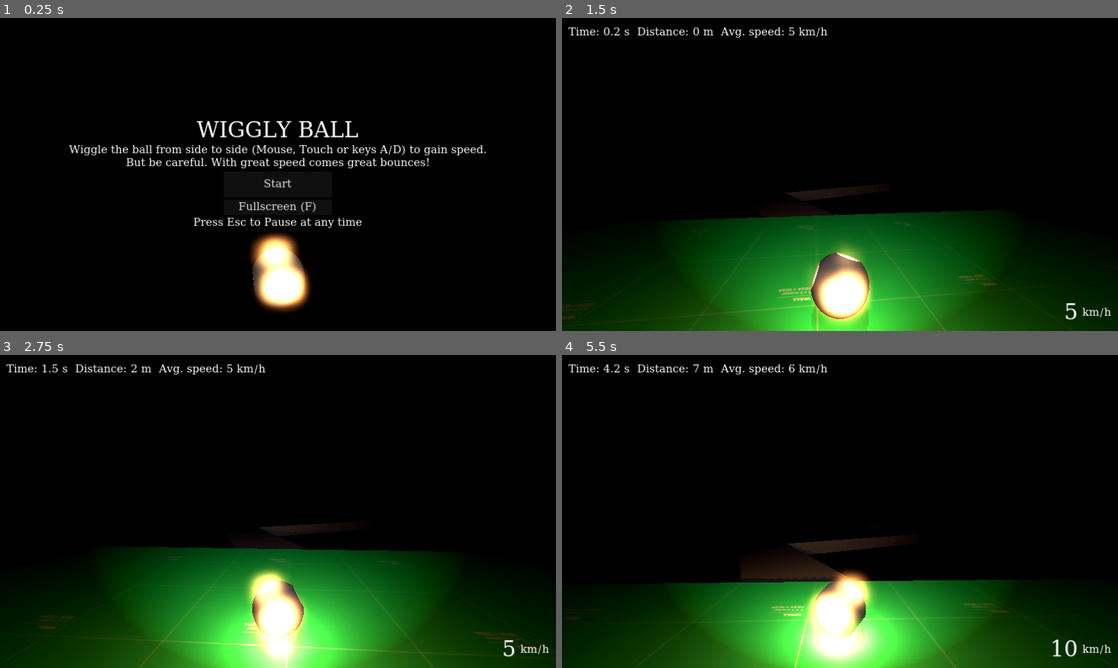
Above: before the commit, frames 1-4 (two rows, left to right).
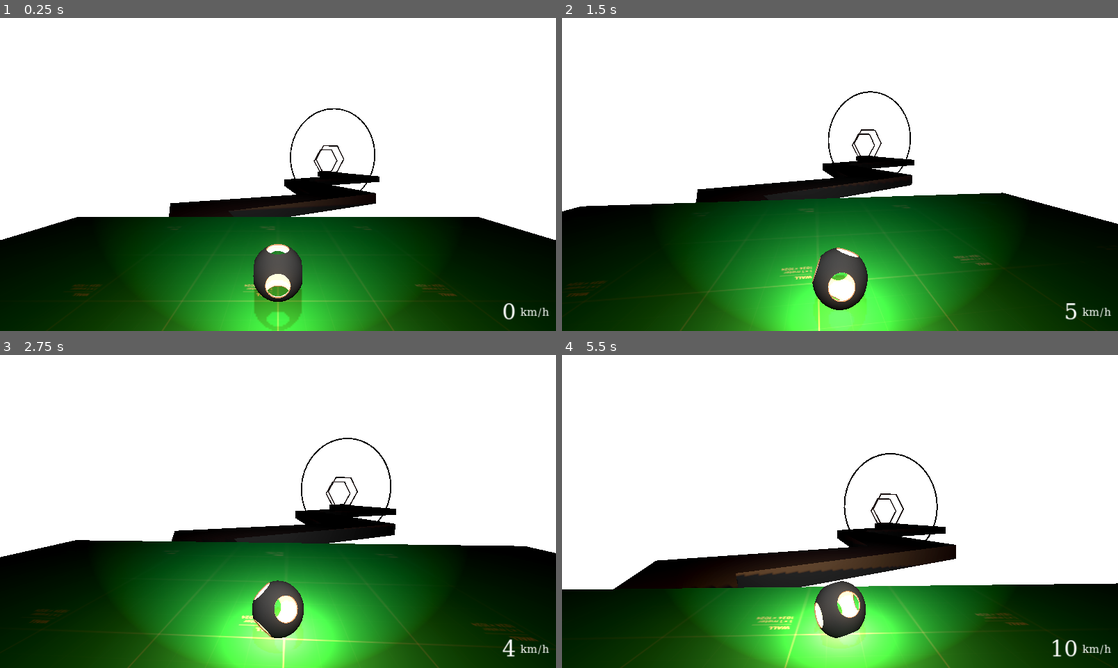
Above: after the commit, the same moments.

Repository: tihepo/wiggle-ball
Game: Godot game, scene res://scenes/world.tscn
Two runs of this game, one before a commit and one after it. Both use one fixed random seed, a clock stepped at 60 frames per second and the inputs below. Before the commit the project starts from res://scenes/start.tscn.
Inputs (mouse positions are in pixels of both pictures, inside the frame that each line leads up to):
- Up to frame 1 (0.25 s): no input
- Up to frame 2 (1.5 s): click (840, 183) at 0.5 s, where only the run before the commit has a clickable "Start"; tap Enter (ui_accept) at 1.25, 1.35 s; move the mouse to (867, 174) at 1.27 s; hold W (move_forward) from 1.28 s (still down)
- Up to frame 3 (2.75 s): keep holding W (move_forward); tap Space (move_jump) at 1.52, 2.27 s; move the mouse to (250, 511) at 2.02 s; tap Enter (ui_accept) at 2.1 s
- Up to frame 4 (5.5 s): keep holding W (move_forward); move the mouse to (851, 505) at 2.77 s; tap Enter (ui_accept) every 0.75 s from 2.85 to 5.1 s; move the mouse to (834, 517) at 3.52 s; tap Space (move_jump) at 3.77, 4.52, 5.27 s; move the mouse to (878, 514) at 4.27 s; tap F (fullscreen) at 4.9 s; move the mouse to (795, 508) at 5.02 s

The runs differ from the first frame. In frame 1, 91% of the frame differs, in the area x 0-100%, y 0-100%; in frame 2, 69%; in frame 3, 63%; in frame 4, 73%.
Error after the commit: Invalid access to property or key 'global_transform' on a base object of type 'null instance'. (res://scenes/world.gd:113)

Commit message:
Require gates to be hit

Diff:
--- a/map/bouncy1.tscn
+++ b/map/bouncy1.tscn
@@ -1,6 +1,7 @@
-[gd_scene load_steps=4 format=3 uid="uid://cnjw4a5r6gk5e"]
+[gd_scene load_steps=5 format=3 uid="uid://cnjw4a5r6gk5e"]
 
 [ext_resource type="Texture2D" uid="uid://cknnpbe7gnutf" path="res://textures/prototype/Green/texture_01.png" id="1_d8aq6"]
+[ext_resource type="PackedScene" uid="uid://bft2a5qn2einq" path="res://map/parts/start_gate.tscn" id="2_a568k"]
 [ext_resource type="PackedScene" uid="uid://dl63j3eaedywp" path="res://map/parts/gate.tscn" id="2_rj555"]
 
 [sub_resource type="StandardMaterial3D" id="StandardMaterial3D_jxrtg"]
@@ -52,8 +53,8 @@
 size = Vector3(10, 1, 10)
 material = SubResource("StandardMaterial3D_jxrtg")
 
-[node name="Gate" parent="." instance=ExtResource("2_rj555")]
-transform = Transform3D(-1, 0, -8.74228e-08, 0, 1, 0, 8.74228e-08, 0, -1, 2.08165e-12, 2.08165e-12, 2.08165e-12)
+[node name="StartGate" parent="." instance=ExtResource("2_a568k")]
+transform = Transform3D(-1, 0, -8.74228e-08, 0, 1, 0, 8.74228e-08, 0, -1, 0, 0, 0)
 
 [node name="Gate2" parent="." instance=ExtResource("2_rj555")]
 transform = Transform3D(-1, 0, -8.74228e-08, 0, 1, 0, 8.74228e-08, 0, -1, 2.08165e-12, 0, 60)
--- a/map/halfpipe1.tscn
+++ b/map/halfpipe1.tscn
@@ -1,6 +1,7 @@
-[gd_scene load_steps=2 format=3 uid="uid://chdanjwg1ix3s"]
+[gd_scene load_steps=3 format=3 uid="uid://chdanjwg1ix3s"]
 
 [ext_resource type="PackedScene" uid="uid://dl63j3eaedywp" path="res://map/parts/gate.tscn" id="1_4717f"]
+[ext_resource type="PackedScene" uid="uid://bft2a5qn2einq" path="res://map/parts/start_gate.tscn" id="1_kxe6s"]
 
 [node name="Halfpipe1" type="Node3D"]
 
@@ -10,7 +11,7 @@
 polygon = PackedVector2Array(1.784, 2.6153, -1.28705, 2.81445, -4.75714, 2.92572, -3.64133, -2.06458, -5.80853, -2.12286, -6.52972, 3.99518, -2.69092, 4.50189, 0.432739, 4.88116, 3.46149, 3.89325, 6.05768, 2.32965, 4.6684, -2.13416, 2.77545, -2.13977, 4.25519, 2.07892)
 depth = 20.0
 
-[node name="Gate" parent="." instance=ExtResource("1_4717f")]
+[node name="StartGate" parent="." instance=ExtResource("1_kxe6s")]
 transform = Transform3D(-1, 0, -8.74228e-08, 0, 1, 0, 8.74228e-08, 0, -1, 2.08165e-12, -2.7, -10)
 
 [node name="Gate2" parent="." instance=ExtResource("1_4717f")]
--- a/map/halfpipe2.tscn
+++ b/map/halfpipe2.tscn
@@ -1,6 +1,7 @@
-[gd_scene load_steps=4 format=3 uid="uid://csvkestgfwkga"]
+[gd_scene load_steps=5 format=3 uid="uid://csvkestgfwkga"]
 
 [ext_resource type="Texture2D" uid="uid://bw2k1qm0u10df" path="res://textures/prototype/Red/texture_01.png" id="1_71ssl"]
+[ext_resource type="PackedScene" uid="uid://bft2a5qn2einq" path="res://map/parts/start_gate.tscn" id="2_5fdf8"]
 [ext_resource type="PackedScene" uid="uid://dl63j3eaedywp" path="res://map/parts/gate.tscn" id="2_obry8"]
 
 [sub_resource type="StandardMaterial3D" id="StandardMaterial3D_mbfiu"]
@@ -38,7 +39,7 @@
 use_collision = true
 size = Vector3(2, 2, 2)
 
-[node name="Gate" parent="." instance=ExtResource("2_obry8")]
+[node name="StartGate" parent="." instance=ExtResource("2_5fdf8")]
 transform = Transform3D(-0.999848, 0, 0.0174525, 0, 1, 0, -0.0174525, 0, -0.999848, 0.5, -2.5, -14.5)
 
 [node name="Gate2" parent="." instance=ExtResource("2_obry8")]
--- a/map/halfpipe3.tscn
+++ b/map/halfpipe3.tscn
@@ -1,6 +1,7 @@
-[gd_scene load_steps=4 format=3 uid="uid://brkr35i0qwkk6"]
+[gd_scene load_steps=5 format=3 uid="uid://brkr35i0qwkk6"]
 
 [ext_resource type="Texture2D" uid="uid://bw2k1qm0u10df" path="res://textures/prototype/Red/texture_01.png" id="1_7gxwa"]
+[ext_resource type="PackedScene" uid="uid://bft2a5qn2einq" path="res://map/parts/start_gate.tscn" id="2_3cnge"]
 [ext_resource type="PackedScene" uid="uid://dl63j3eaedywp" path="res://map/parts/gate.tscn" id="2_y6rgc"]
 
 [sub_resource type="StandardMaterial3D" id="StandardMaterial3D_mbfiu"]
@@ -44,7 +45,7 @@
 use_collision = true
 size = Vector3(10.2468, 2, 2)
 
-[node name="Gate" parent="." instance=ExtResource("2_y6rgc")]
+[node name="StartGate" parent="." instance=ExtResource("2_3cnge")]
 transform = Transform3D(-1, -5.55393e-10, -8.7421e-08, 3.12772e-25, 0.99998, -0.00635296, 8.74228e-08, -0.00635296, -0.99998, -0.33781, -3.51576, -16.6485)
 
 [node name="Gate2" parent="." instance=ExtResource("2_y6rgc")]
--- a/map/parts/gate.tscn
+++ b/map/parts/gate.tscn
@@ -2,16 +2,14 @@
 
 [sub_resource type="WorldBoundaryShape3D" id="WorldBoundaryShape3D_2ry72"]
 
+[sub_resource type="TorusMesh" id="TorusMesh_jbjys"]
+inner_radius = 9.75
+outer_radius = 10.0
+ring_segments = 8
+
 [sub_resource type="StandardMaterial3D" id="StandardMaterial3D_3c7qg"]
 transparency = 1
 emission = Color(1, 1, 1, 1)
-
-[sub_resource type="TorusMesh" id="TorusMesh_jbjys"]
-material = SubResource("StandardMaterial3D_3c7qg")
-inner_radius = 3.75
-outer_radius = 4.0
-rings = 6
-ring_segments = 8
 
 [sub_resource type="TorusMesh" id="TorusMesh_e8v0y"]
 material = SubResource("StandardMaterial3D_3c7qg")
--- a/map/tube1.tscn
+++ b/map/tube1.tscn
@@ -1,7 +1,8 @@
-[gd_scene load_steps=4 format=3 uid="uid://c1jg5xqaqqdxs"]
+[gd_scene load_steps=5 format=3 uid="uid://c1jg5xqaqqdxs"]
 
 [ext_resource type="Texture2D" uid="uid://bw2k1qm0u10df" path="res://textures/prototype/Red/texture_01.png" id="1_qbb0s"]
 [ext_resource type="PackedScene" uid="uid://dl63j3eaedywp" path="res://map/parts/gate.tscn" id="2_3bynf"]
+[ext_resource type="PackedScene" uid="uid://bft2a5qn2einq" path="res://map/parts/start_gate.tscn" id="2_s1fxs"]
 
 [sub_resource type="StandardMaterial3D" id="StandardMaterial3D_mbfiu"]
 albedo_texture = ExtResource("1_qbb0s")
@@ -56,8 +57,8 @@
 use_collision = true
 size = Vector3(2, 8.62245, 2)
 
-[node name="Gate" parent="." instance=ExtResource("2_3bynf")]
-transform = Transform3D(-1, 0, -8.74228e-08, 0, 1, 0, 8.74228e-08, 0, -1, 0.409, 0.708707, -20)
+[node name="StartGate" parent="." instance=ExtResource("2_s1fxs")]
+transform = Transform3D(-1, 0, -8.74228e-08, 0, 1, 0, 8.74228e-08, 0, -1, 0.409, 0.708707, -19.0073)
 
 [node name="Gate2" parent="." instance=ExtResource("2_3bynf")]
-transform = Transform3D(-1, 0, -8.74228e-08, 0, 1, 0, 8.74228e-08, 0, -1, 0.183, 0.011991, 20.9)
+transform = Transform3D(-1, 0, -8.74228e-08, 0, 1, 0, 8.74228e-08, 0, -1, 0.183, 0.011991, 20.9498)
--- a/map/winding1.tscn
+++ b/map/winding1.tscn
@@ -1,6 +1,7 @@
-[gd_scene load_steps=2 format=3 uid="uid://bigfbusw6nf4o"]
+[gd_scene load_steps=3 format=3 uid="uid://bigfbusw6nf4o"]
 
 [ext_resource type="PackedScene" uid="uid://dl63j3eaedywp" path="res://map/parts/gate.tscn" id="1_7qqk4"]
+[ext_resource type="PackedScene" uid="uid://bft2a5qn2einq" path="res://map/parts/start_gate.tscn" id="1_eu724"]
 
 [node name="Winding1" type="Node3D"]
 
@@ -9,7 +10,7 @@
 use_collision = true
 polygon = PackedVector2Array(-2.21468, 4.03885, -4, 8, 0, 8, 3.33708, 4.20214, -0.776716, -3.11086, 7.63257, -10.6629, -0.531788, -20.3376, 1.86739, -32.2659, -10.6, -39.5, -12.9, -36.2, -4.62327, -28.1429, -7.31101, -18.8994, -1.06247, -12.1733, -7.51231, -3.35579)
 
-[node name="Gate" parent="." instance=ExtResource("1_7qqk4")]
+[node name="StartGate" parent="." instance=ExtResource("1_eu724")]
 transform = Transform3D(-0.999999, 0, -8.74228e-08, 0, 1, 0, 8.74227e-08, 0, -1, 0, 0, 0)
 
 [node name="Gate2" parent="." instance=ExtResource("1_7qqk4")]
--- a/map/winding2.tscn
+++ b/map/winding2.tscn
@@ -1,6 +1,7 @@
-[gd_scene load_steps=2 format=3 uid="uid://bwdfebnlcskvp"]
+[gd_scene load_steps=3 format=3 uid="uid://bwdfebnlcskvp"]
 
 [ext_resource type="PackedScene" uid="uid://dl63j3eaedywp" path="res://map/parts/gate.tscn" id="1_6t26p"]
+[ext_resource type="PackedScene" uid="uid://bft2a5qn2einq" path="res://map/parts/start_gate.tscn" id="1_jml6m"]
 
 [node name="Winding2" type="Node3D"]
 
@@ -9,7 +10,7 @@
 use_collision = true
 polygon = PackedVector2Array(-2, 0, -5.25528, -6.43506, -3.34146, -15.2496, -13.6497, -24.0975, -12.6, -34.7, -14, -39.5, -10.1, -40.5, -9, -37.2, -8.42248, -25.7811, 1.57564, -16.7719, -1.17346, -6.46863, 2, 0)
 
-[node name="Gate" parent="." instance=ExtResource("1_6t26p")]
+[node name="StartGate" parent="." instance=ExtResource("1_jml6m")]
 transform = Transform3D(-1, 0, -8.74228e-08, 0, 1, 0, 8.74228e-08, 0, -1, 0, 0, 0)
 
 [node name="Gate2" parent="." instance=ExtResource("1_6t26p")]
--- a/map/winding3.tscn
+++ b/map/winding3.tscn
@@ -1,5 +1,6 @@
-[gd_scene load_steps=2 format=3 uid="uid://d128s0afxsbr7"]
+[gd_scene load_steps=3 format=3 uid="uid://d128s0afxsbr7"]
 
+[ext_resource type="PackedScene" uid="uid://bft2a5qn2einq" path="res://map/parts/start_gate.tscn" id="1_rlkg3"]
 [ext_resource type="PackedScene" uid="uid://dl63j3eaedywp" path="res://map/parts/gate.tscn" id="1_tq012"]
 
 [node name="Winding3" type="Node3D"]
@@ -9,7 +10,7 @@
 use_collision = true
 polygon = PackedVector2Array(-2, 0, 3.22429, -9.87423, -9.40464, -16.2575, -4, -27, -18, -33, -13.9311, -40.5215, -10.0594, -39.4941, -12, -35, -1, -28, -3, -16, 8.10883, -12.0814, 2, 0)
 
-[node name="Gate" parent="." instance=ExtResource("1_tq012")]
+[node name="StartGate" parent="." instance=ExtResource("1_rlkg3")]
 transform = Transform3D(-0.999848, 0, -0.0174524, 0, 1, 0, 0.0174524, 0, -0.999848, 0, 0, 0)
 
 [node name="Gate2" parent="." instance=ExtResource("1_tq012")]
--- a/map/winding4.tscn
+++ b/map/winding4.tscn
@@ -1,6 +1,7 @@
-[gd_scene load_steps=2 format=3 uid="uid://dvjcf2f2l3kau"]
+[gd_scene load_steps=3 format=3 uid="uid://dvjcf2f2l3kau"]
 
 [ext_resource type="PackedScene" uid="uid://dl63j3eaedywp" path="res://map/parts/gate.tscn" id="1_d51qv"]
+[ext_resource type="PackedScene" uid="uid://bft2a5qn2einq" path="res://map/parts/start_gate.tscn" id="1_gwey3"]
 
 [node name="Winding4" type="Node3D"]
 
@@ -9,7 +10,7 @@
 use_collision = true
 polygon = PackedVector2Array(-3.96407, 57.3418, -5.17756, 53.0194, -10.5036, 45.8265, -12, 41, -9.13092, 37.1511, 0.203 …(193 unchanged characters)…
 
-[node name="Gate" parent="." instance=ExtResource("1_d51qv")]
+[node name="StartGate" parent="." instance=ExtResource("1_gwey3")]
 transform = Transform3D(0.999999, 0, 0, 0, 1, 0, 0, 0, 1, 0, 0, 0)
 
 [node name="Gate2" parent="." instance=ExtResource("1_d51qv")]
--- a/map/zigzag1.tscn
+++ b/map/zigzag1.tscn
@@ -1,11 +1,12 @@
-[gd_scene load_steps=2 format=3 uid="uid://cviv8cghq4jr2"]
+[gd_scene load_steps=3 format=3 uid="uid://cviv8cghq4jr2"]
 
 [ext_resource type="PackedScene" uid="uid://dl63j3eaedywp" path="res://map/parts/gate.tscn" id="1_2mubl"]
+[ext_resource type="PackedScene" uid="uid://bft2a5qn2einq" path="res://map/parts/start_gate.tscn" id="1_3sqvv"]
 
 [node name="Node3D" type="Node3D"]
 
-[node name="Gate" parent="." instance=ExtResource("1_2mubl")]
-transform = Transform3D(1, 0, 0, 0, 1, 0, 0, 0, 1, 2.08165e-12, 2.08165e-12, -4)
+[node name="StartGate" parent="." instance=ExtResource("1_3sqvv")]
+transform = Transform3D(1, 0, 0, 0, 1, 0, 0, 0, 1, 0, 0, -3)
 
 [node name="Gate2" parent="." instance=ExtResource("1_2mubl")]
 transform = Transform3D(1, 0, 0, 0, 1, 0, 0, 0, 1, 0, 0, -51.6)
--- a/project.godot
+++ b/project.godot
@@ -11,7 +11,7 @@
 [application]
 
 config/name="Wiggly Ball"
-run/main_scene="res://scenes/start.tscn"
+run/main_scene="res://scenes/world.tscn"
 config/features=PackedStringArray("4.1", "Forward Plus")
 config/icon="res://icon.svg"
 
--- a/scenes/ball.tscn
+++ b/scenes/ball.tscn
@@ -9,6 +9,13 @@
 [sub_resource type="PhysicsMaterial" id="PhysicsMaterial_1emct"]
 rough = true
 bounce = 1.0
+
+[sub_resource type="StandardMaterial3D" id="StandardMaterial3D_deodt"]
+albedo_color = Color(0.105882, 0.105882, 0.105882, 1)
+
+[sub_resource type="PlaneMesh" id="PlaneMesh_386d8"]
+material = SubResource("StandardMaterial3D_deodt")
+size = Vector2(2000, 2000)
 
 [sub_resource type="FastNoiseLite" id="FastNoiseLite_0iew0"]
 fractal_type = 2
@@ -155,6 +162,11 @@
 spot_attenuation = 1.6245
 spot_angle_attenuation = 1.6245
 
+[node name="MeshInstance3D" type="MeshInstance3D" parent="Target/camera"]
+transform = Transform3D(1, -7.87213e-16, 3.43701e-17, -1.0285e-16, -0.173648, -0.984808, 7.81221e-16, 0.984808, -0.173648, 2.08165e-12, 2.08165e-12, -100)
+visible = false
+mesh = SubResource("PlaneMesh_386d8")
+
 [node name="MeshInstance3D" type="MeshInstance3D" parent="."]
 visible = false
 mesh = SubResource("SphereMesh_tualy")
--- a/scenes/pause.gd
+++ b/scenes/pause.gd
@@ -1,6 +1,6 @@
 extends Control
 
-func _unhandled_input(event):
+func _input(event):
 	if event.is_action_released("ui_accept"):
 			get_tree().paused = false
 			Input.set_mouse_mode(Input.MOUSE_MODE_CAPTURED)
--- a/scenes/start.gd
+++ b/scenes/start.gd
@@ -1,10 +1,26 @@
 extends Node3D
 
 func _on_start_button_pressed():
-	get_tree().change_scene_to_file("res://scenes/world.tscn")
+	start_game()
 
 func _on_fullscreen_button_pressed():
 	if DisplayServer.window_get_mode() != DisplayServer.WINDOW_MODE_FULLSCREEN:
 		DisplayServer.window_set_mode(DisplayServer.WINDOW_MODE_FULLSCREEN)
 	else:
 		DisplayServer.window_set_mode(DisplayServer.WINDOW_MODE_WINDOWED)
+
+func _unhandled_input(event):
+	if event.is_action_released("ui_accept"):
+		start_game()
+
+	if event.is_action_released("fullscreen"):
+		toggle_fullscreen()
+
+func toggle_fullscreen():
+	if DisplayServer.window_get_mode() != DisplayServer.WINDOW_MODE_FULLSCREEN:
+		DisplayServer.window_set_mode(DisplayServer.WINDOW_MODE_FULLSCREEN)
+	else:
+		DisplayServer.window_set_mode(DisplayServer.WINDOW_MODE_WINDOWED)
+
+func start_game():
+	get_tree().change_scene_to_file("res://scenes/world.tscn")
--- a/scenes/world.gd
+++ b/scenes/world.gd
@@ -17,10 +17,10 @@
 @onready var geometry = $geometry
 @onready var camera = $Ball/Target/camera
 
-@onready var next_gate = $StartPlatform/Gate
+@onready var next_gate = $StartPlatform/StartGate
 
 var N = 0
-var max_live_sections = 5
+var max_live_sections = 4
 
 var live_sections: Array[Node3D]
 
@@ -29,7 +29,6 @@
 var last_position: Vector3
 
 func _ready():
-	gate_passed()
 	ball.steering = true
 	unpause()
 	%Pause.visible = false
@@ -39,6 +38,8 @@
 
 	# Ensure start platform gets freed like other sections we've passed
 	live_sections.append($StartPlatform)
+	spawn()
+	spawn()
 
 	last_position = ball.global_position
 
@@ -88,8 +89,9 @@
 #	]
 
 	# Remove one existing sections
-	while len(live_sections) > max_live_sections:
-		live_sections.pop_front().queue_free()
+	if len(live_sections) >= max_live_sections:
+		live_sections.front().queue_free()
+		live_sections.pop_front()
 
 #	while len(live_sections) <= max_live_sections:
 	spawn()
@@ -107,15 +109,19 @@
 	live_sections.append(section)
 
 	# Transform so Gate aligns with previous gate (next_gate)
-	var gate = section.find_child("Gate")
+	var gate = section.find_child("StartGate")
 	section.transform *= next_gate.global_transform
 	section.transform *= gate.transform.inverse()
 
-	gate.connect("body_entered", _on_gate_body_entered)
+	gate.connect("hit", _on_gate_hit)
+	gate.connect("missed", _on_gate_missed)
 
 	next_gate = section.find_child("Gate2")
-	gate.visible = false
+#	gate.visible = false
 	next_gate.visible = false
 
-func _on_gate_body_entered(body):
+func _on_gate_hit():
 	gate_passed()
+
+func _on_gate_missed():
+	gameover()
--- a/scenes/world.tscn
+++ b/scenes/world.tscn
@@ -1,27 +1,22 @@
-[gd_scene load_steps=13 format=3 uid="uid://dqac65jrr30w6"]
+[gd_scene load_steps=10 format=3 uid="uid://dqac65jrr30w6"]
 
 [ext_resource type="Script" path="res://scenes/world.gd" id="1_x87ln"]
 [ext_resource type="Texture2D" uid="uid://cknnpbe7gnutf" path="res://textures/prototype/Green/texture_01.png" id="2_8ys57"]
-[ext_resource type="PackedScene" uid="uid://dl63j3eaedywp" path="res://map/parts/gate.tscn" id="3_0o6w0"]
 [ext_resource type="Script" path="res://scenes/geometry.gd" id="4_jra8y"]
+[ext_resource type="PackedScene" uid="uid://bft2a5qn2einq" path="res://map/parts/start_gate.tscn" id="4_sfr6e"]
 [ext_resource type="Script" path="res://scenes/pause.gd" id="6_trnux"]
 [ext_resource type="Theme" uid="uid://dvb4p5ixtsmgm" path="res://theme.tres" id="7_hdiu4"]
 [ext_resource type="PackedScene" uid="uid://bws1nxafxkrd" path="res://scenes/ball.tscn" id="11_sydck"]
 
-[sub_resource type="CompressedTexture2D" id="CompressedTexture2D_dv26n"]
-
-[sub_resource type="PanoramaSkyMaterial" id="PanoramaSkyMaterial_6bxyf"]
-panorama = SubResource("CompressedTexture2D_dv26n")
-
-[sub_resource type="Sky" id="Sky_cvyow"]
-sky_material = SubResource("PanoramaSkyMaterial_6bxyf")
-
 [sub_resource type="Environment" id="Environment_xj5u1"]
-background_mode = 1
-sky = SubResource("Sky_cvyow")
+background_mode = 2
 glow_enabled = true
-glow_intensity = 5.0
+glow_intensity = 0.1
+glow_strength = 0.5
+glow_blend_mode = 0
 fog_light_energy = 0.1
+fog_sun_scatter = 1.0
+volumetric_fog_enabled = true
 volumetric_fog_albedo = Color(0, 0, 0, 1)
 
 [sub_resource type="StandardMaterial3D" id="StandardMaterial3D_jxrtg"]
@@ -48,9 +43,8 @@
 size = Vector3(20, 1, 20)
 material = SubResource("StandardMaterial3D_jxrtg")
 
-[node name="Gate" parent="StartPlatform" instance=ExtResource("3_0o6w0")]
-transform = Transform3D(-1, 0, -8.74228e-08, 0, 1, 0, 8.74228e-08, 0, -1, 2.08165e-12, 2.08165e-12, 10)
-visible = false
+[node name="StartGate" parent="StartPlatform" instance=ExtResource("4_sfr6e")]
+transform = Transform3D(-1, 3.48787e-16, -8.74228e-08, 3.48787e-16, 1, -3.48787e-16, 8.74228e-08, -3.48787e-16, -1, 2.08165e-12, 0.5, 10)
 
 [node name="geometry" type="Node3D" parent="."]
 script = ExtResource("4_jra8y")
@@ -249,6 +243,5 @@
 size_flags_horizontal = 4
 text = "Exit"
 
-[connection signal="body_entered" from="StartPlatform/Gate" to="." method="_on_gate_body_entered"]
 [connection signal="pressed" from="CanvasLayer/Control/GameOver/VBoxContainer/RetryButton" to="CanvasLayer/Control/Pause" method="_on_retry_button_pressed"]
 [connection signal="pressed" from="CanvasLayer/Control/GameOver/VBoxContainer/ExitButton" to="CanvasLayer/Control/Pause" method="_on_exit_button_pressed"]
Not shown: 1 places in scenes/ball.tscn that only renumber resources
